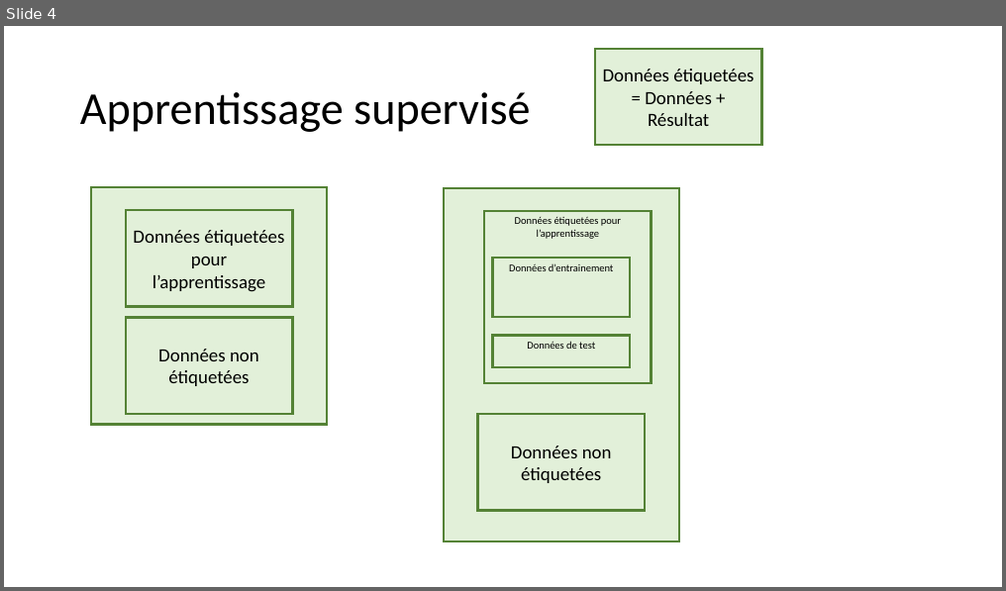
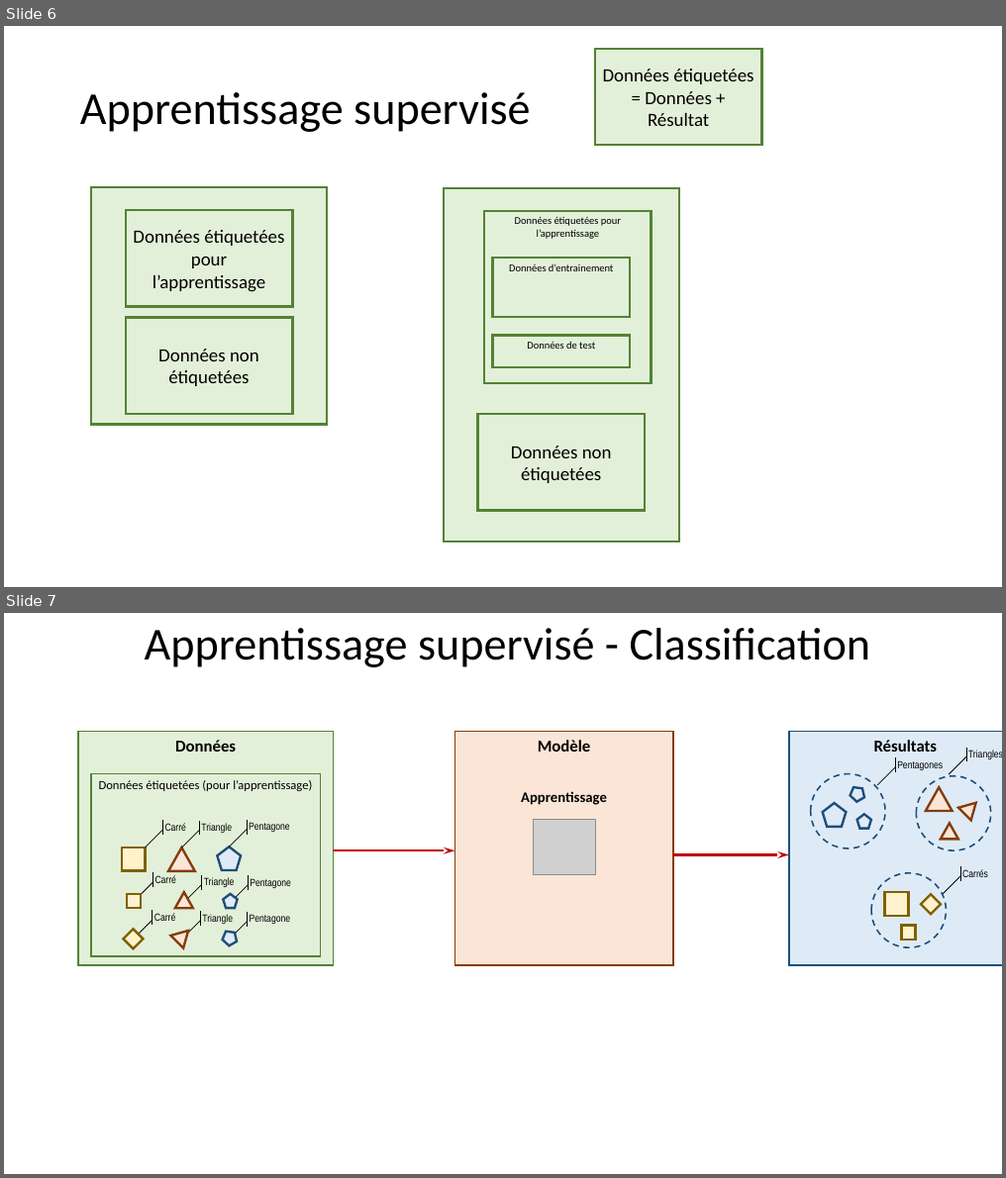
Before and after one commit to xpessoles/Informatique_Dev, a slide deck: Cy_00_IA/Chapitre_01_Introduction_IA/images/Figures.pptx. Shown one above the other, each under a label of ours: slide 4 before the commit, slides 6 and 7 after it. The pictures are 1006x591 and 1006x1178 pixels, drawn with LibreOffice and Linux fonts; fonts in the diff are those of the drawing; grey boxes stand for pictures. Boxes give left, top, right and bottom in pixels: in the first picture for what was removed or moved away, otherwise in the second. Text is boxed around its words. In the diff, an @@ line names an element or a change of style, - is before the commit and + after.

```diff
--- a/Cy_00_IA/Chapitre_01_Introduction_IA/images/Figures.pptx
+++ b/Cy_00_IA/Chapitre_01_Introduction_IA/images/Figures.pptx
@@ slide 7 added at [4,613,1002,1174], background #FFFFFF @@
@@ title added at [145,628,871,667], 44 pt, text #000000 @@
+Apprentissage supervisé - Classification
@@ group added at [78,731,1002,965]: 24 lines, 13 texts, 10 rectangles, 6 triangles, 6 pentagons, 3 ellipses, 2 arrows, 1 picture @@
+Données
+Données étiquetées (pour l’apprentissage)
+Carré
+Triangle
+Pentagone
+Carré
+Triangle
+Pentagone
+Carré
+Triangle
+Pentagone
+Modèle
+Résultats
+Apprentissage
+Triangles
+Carrés
+Pentagones
@@ what was slide 4 is now slide 6 @@
```
Also in this commit, not shown: 4 other slides added, 17 other files.
